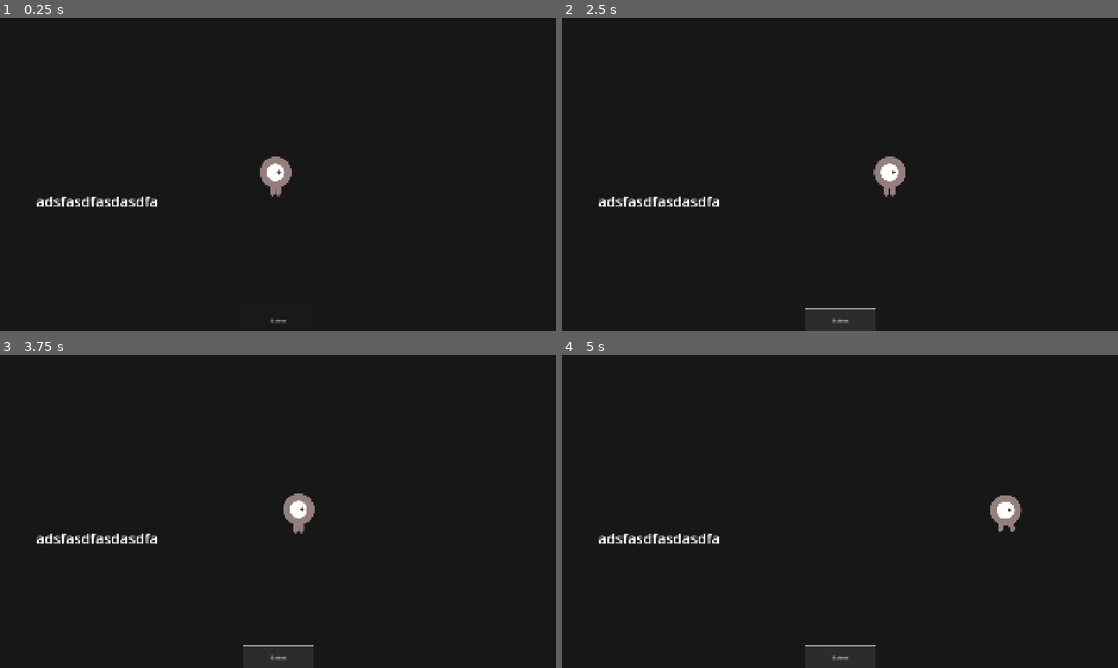
Above: before the commit, frames 1-4 (two rows, left to right).
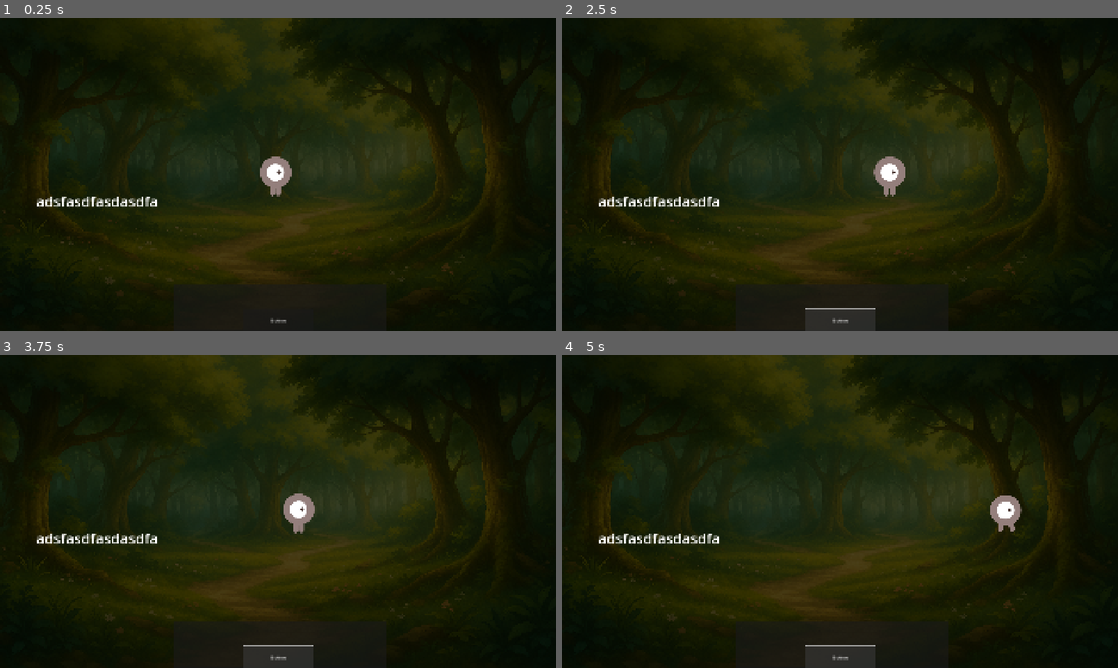
Above: after the commit, the same moments.

Repository: ParkSoeon/EyeTrackingReadingAssistance
Game: Godot game, scene res://scenes/choice.tscn
Two runs of this game, one before a commit and one after it. Both use one fixed random seed, a clock stepped at 60 frames per second and the inputs below. This scene is started directly instead of the project's main scene.
Inputs (mouse positions are in pixels of both pictures, inside the frame that each line leads up to):
- Up to frame 1 (0.25 s): no input
- Up to frame 2 (2.5 s): click (840, 309) at 0.52 s; type "Alex" at 0.6 s; click "Button" at 1.25 s; tap Enter at 2 s; hold Right (move_right) from 2.03 s (still down)
- Up to frame 3 (3.75 s): release Right (move_right) at 2.78 s; hold Left (move_left) 2.78-3.53 s; hold Right (move_right) from 3.53 s (still down)
- Up to frame 4 (5 s): keep holding Right (move_right)

The runs differ from the first frame. In frame 1, 12% of the frame differs, in the area x 6-89%, y 0-86%; in frame 2, 12%; in frame 3, 12%; in frame 4, 12%.
Error in both runs: Invalid access to property or key '1' on a base object of type 'Nil'. (res://gdscripts/choice.gd:60)

Commit message:
Style: default background

Diff:
--- a/demo/scenes/choice.tscn
+++ b/demo/scenes/choice.tscn
@@ -1,6 +1,7 @@
-[gd_scene load_steps=13 format=3 uid="uid://d37onjpgkukg5"]
+[gd_scene load_steps=14 format=3 uid="uid://d37onjpgkukg5"]
 
 [ext_resource type="Script" uid="uid://c34r42njcgddk" path="res://gdscripts/choice.gd" id="1_ycxmd"]
+[ext_resource type="Texture2D" uid="uid://pe44pt1pshfh" path="res://art/background/forest.png" id="2_jt4bu"]
 [ext_resource type="PackedScene" uid="uid://dfl0lomf6t0kl" path="res://scenes/player.tscn" id="2_yhyp7"]
 [ext_resource type="PackedScene" uid="uid://bxxis1q30rma1" path="res://scenes/hud.tscn" id="3_8qvna"]
 
@@ -37,6 +38,7 @@
 anchor_bottom = 1.0
 grow_horizontal = 2
 grow_vertical = 2
+texture = ExtResource("2_jt4bu")
 metadata/_edit_group_ = true
 
 [node name="Blue" type="Area2D" parent="."]
Binary file added: demo/art/background/forest.png
Not shown, added: demo/art/background/forest.png.import
